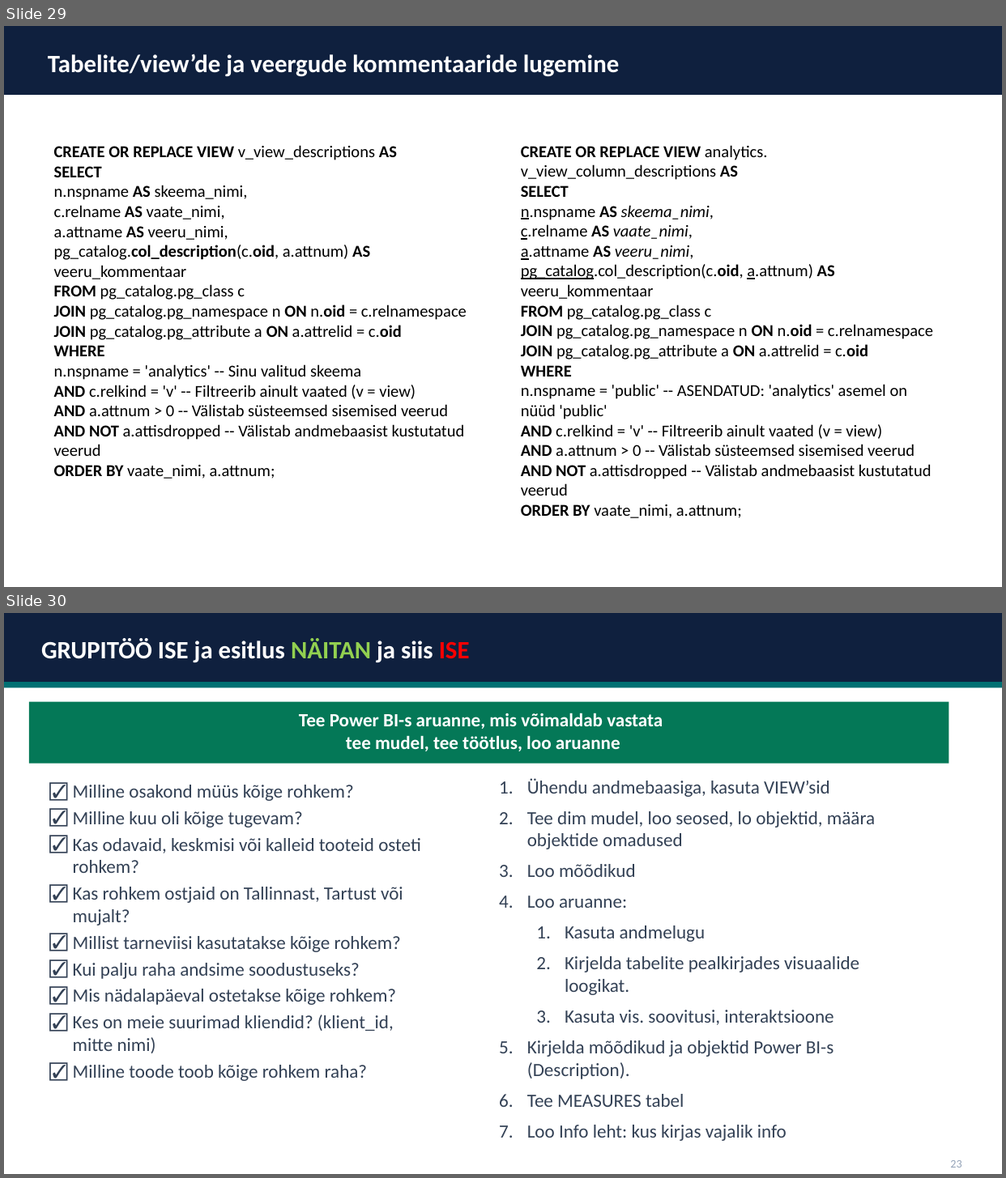
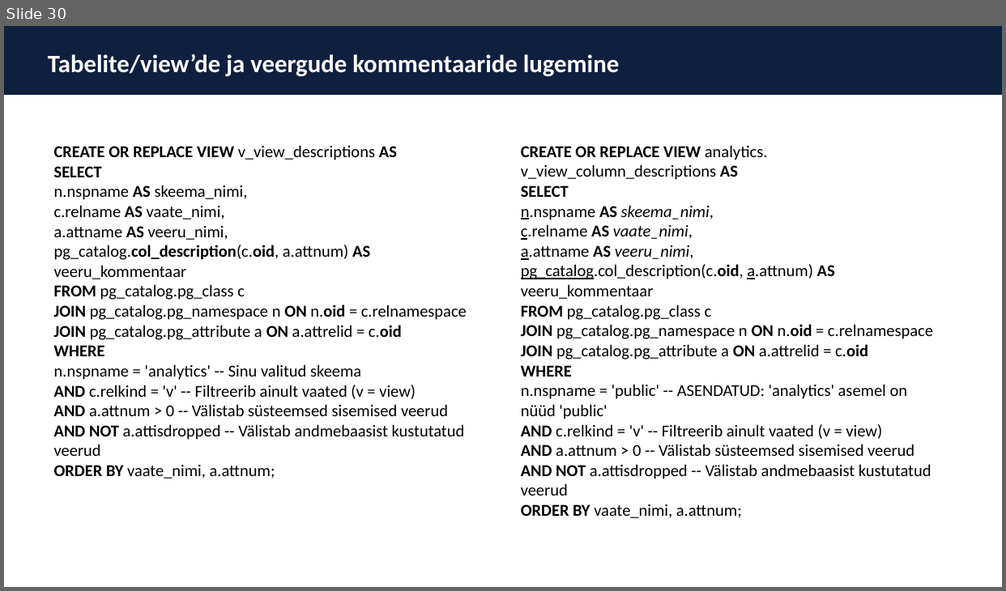
Before and after one commit to emilieabel/andmetarkus, a slide deck: Materjalid/Day9 Andmekorraldus Dim Fakt/9-paev-andmetarkus-esitlus.pptx. Shown one above the other, each under a label of ours: slides 29 and 30 before the commit, slide 30 after it. The pictures are 1006x1178 and 1006x591 pixels, drawn with LibreOffice and Linux fonts; fonts in the diff are those of the drawing. Boxes give left, top, right and bottom in pixels: in the first picture for what was removed or moved away, otherwise in the second. Text is boxed around its words. In the diff, an @@ line names an element or a change of style, - is before the commit and + after.

```diff
--- a/Materjalid/Day9 Andmekorraldus Dim Fakt/9-paev-andmetarkus-esitlus.pptx
+++ b/Materjalid/Day9 Andmekorraldus Dim Fakt/9-paev-andmetarkus-esitlus.pptx
@@ slide 30 removed at (4, 613, 1002, 1174), background #FFFFFF @@
@@ rectangle removed at (4, 613, 1002, 682) @@
@@ text removed at (41, 638, 470, 663) @@
-GRUPITÖÖ ISE ja esitlus NÄITAN ja siis ISE
@@ rectangle removed at (4, 682, 1002, 688) @@
@@ rectangle removed at (28, 702, 948, 764) @@
@@ text removed at (299, 713, 663, 752) @@
-Tee Power BI-s aruanne, mis võimaldab vastata
-tee mudel, tee töötlus, loo aruanne
@@ rounded rectangle removed at (34, 752, 498, 1130) @@
@@ text removed at (527, 778, 875, 1141) @@
-1. Ühendu andmebaasiga, kasuta VIEW’sid
-2. Tee dim mudel, loo seosed, lo objektid, määra objektide omadused
-3. Loo mõõdikud
-4. Loo aruanne:
-  1. Kasuta andmelugu
-  2. Kirjelda tabelite pealkirjades visuaalide loogikat.
-  3. Kasuta vis. soovitusi, interaktsioone
-5. Kirjelda mõõdikud ja objektid Power BI-s (Description).
-6. Tee MEASURES tabel
-7. Loo Info leht: kus kirjas vajalik info
@@ text removed at (73, 785, 421, 1081) @@
-☑ Milline osakond müüs kõige rohkem?
-☑ Milline kuu oli kõige tugevam?
-☑ Kas odavaid, keskmisi või kalleid tooteid osteti rohkem?
-☑ Kas rohkem ostjaid on Tallinnast, Tartust või mujalt?
-☑ Millist tarneviisi kasutatakse kõige rohkem?
-☑ Kui palju raha andsime soodustuseks?
-☑ Mis nädalapäeval ostetakse kõige rohkem?
-☑ Kes on meie suurimad kliendid? (klient_id, mitte nimi)
-☑ Milline toode toob kõige rohkem raha?
@@ text removed at (950, 1161, 961, 1168) @@
-23
@@ what was slide 29 is now slide 30 @@
```
Also in this commit, not shown: 1 slide added, 2 other files.
